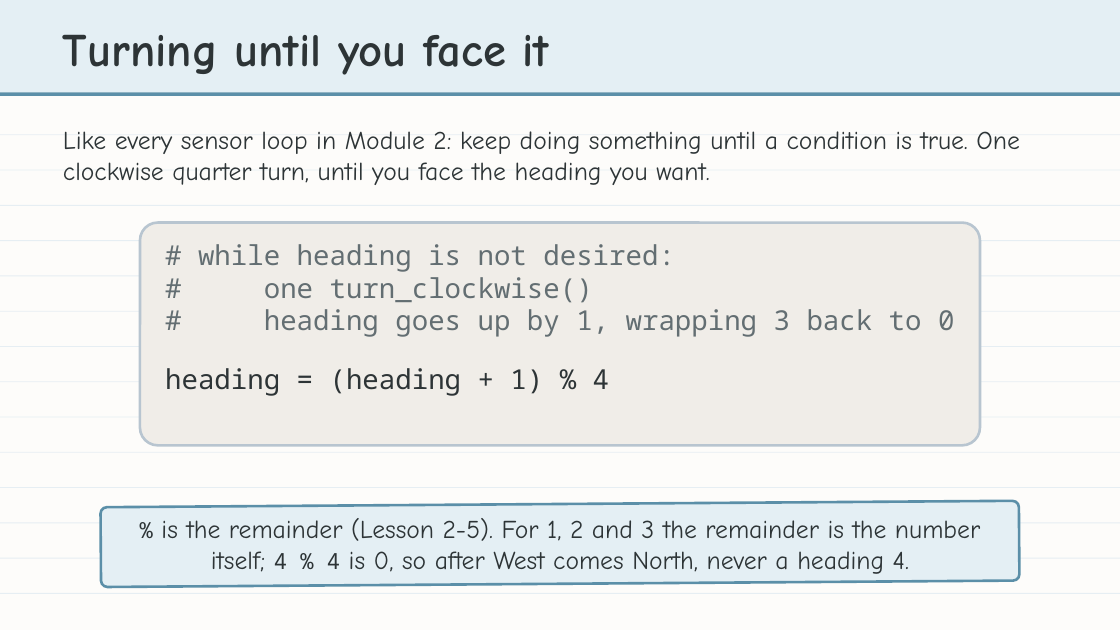
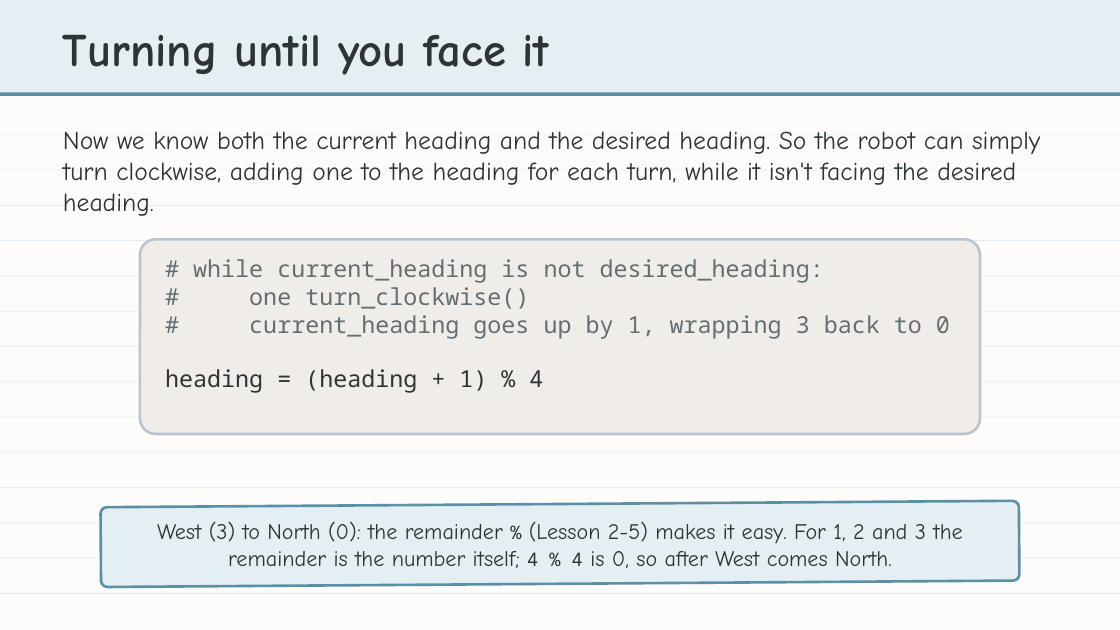
Before and after one commit to bradamiller/LearningPython, a slide deck: slide 24 of static/slides/module-04-manhattan/module-4-lesson-05-the-challenge-of-turning.pptx (slide 21 before the commit). Drawn at 1120x630 pixels with LibreOffice and Linux fonts; fonts in the diff are those of the drawing. Boxes give left, top, right and bottom in pixels: in the first picture for what was removed or moved away, otherwise in the second. Text is boxed around its words. In the diff, an @@ line names an element or a change of style, - is before the commit and + after.

```diff
--- a/static/slides/module-04-manhattan/module-4-lesson-05-the-challenge-of-turning.pptx
+++ b/static/slides/module-04-manhattan/module-4-lesson-05-the-challenge-of-turning.pptx
@@ text at bbox=[63, 131, 1040, 185]: text changed @@
-Like every sensor loop in Module 2: keep doing something until a condition is true. One clockwise quarter turn, until you face the heading you want.
+Now we know both the current heading and the desired heading. So the robot can simply turn clockwise, adding one to the heading for each turn, while it isn't facing the desired heading.
@@ rounded rectangle: place and size @@
-rounded rectangle at bbox=[140, 223, 981, 445]
+rounded rectangle at bbox=[140, 239, 981, 434]
@@ text "# while current_heading is not ...": place and size @@
-text "# while current_heading is not ..." at bbox=[165, 244, 954, 396]
+text "# while current_heading is not ..." at bbox=[165, 259, 950, 393]
@@ text at bbox=[193, 259, 824, 283]: text changed; size 23.5 to 20 pt @@
-# while heading is not desired:
+# while current_heading is not desired_heading:
@@ text at bbox=[165, 287, 543, 393]: size 23.5 to 20 pt in "# one turn_clockwise()", "heading = (heading + 1) % 4" @@
@@ text at bbox=[249, 315, 950, 339]: text changed; size 23.5 to 20 pt @@
-# heading goes up by 1, wrapping 3 back to 0
+# current_heading goes up by 1, wrapping 3 back to 0
@@ text at bbox=[157, 521, 962, 568]: text changed; size 22 to 19 pt @@
-% is the remainder (Lesson 2-5). For 1, 2 and 3 the remainder is the number itself; 4 % 4 is 0, so after West comes North, never a heading 4.
+West (3) to North (0): the remainder % (Lesson 2-5) makes it easy. For 1, 2 and 3 the remainder is the number itself; 4 % 4 is 0, so after West comes North.
```
Also in this commit, not shown: 16 other slides changed, 4 slides added, 1 slide removed, 8 other files.
